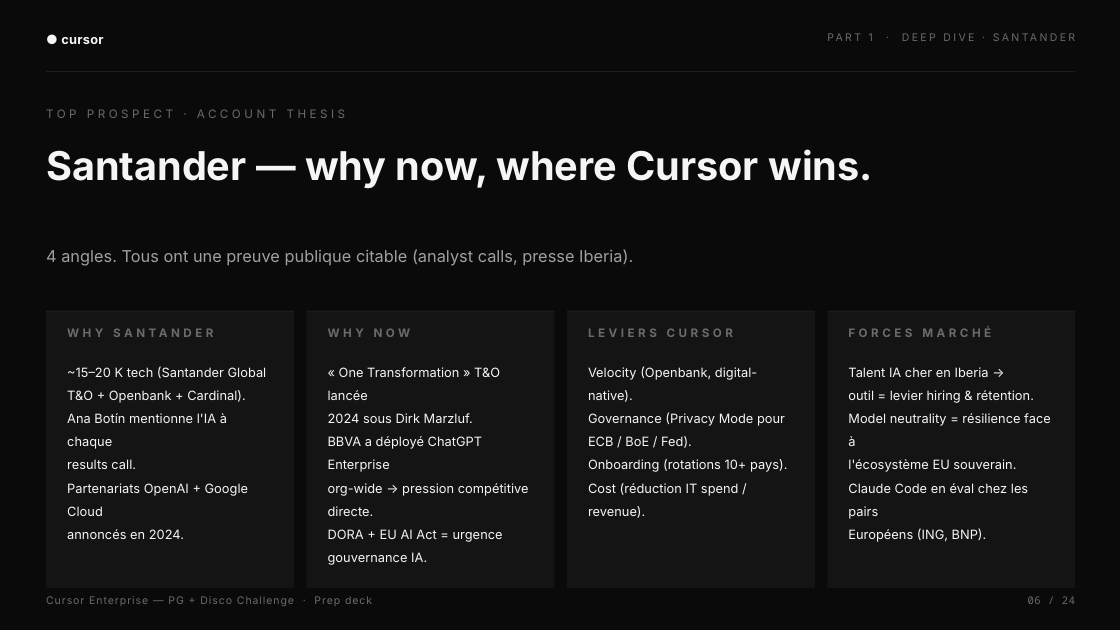
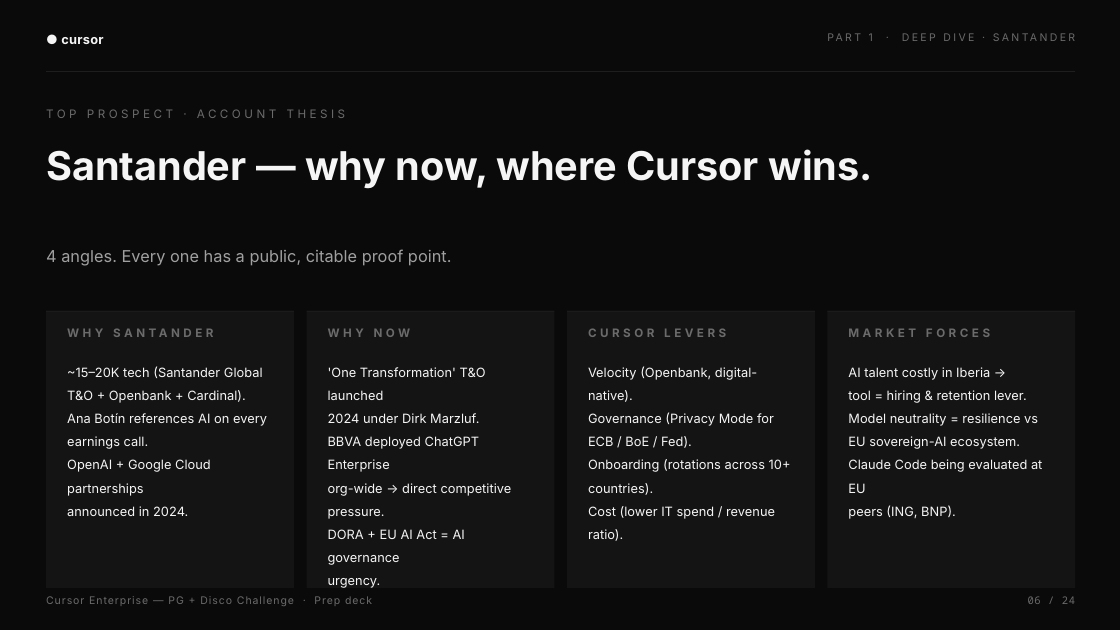
Before and after one commit to heliemonnoyeur-source/media-ae-cockpit, a slide deck: slide 6 of decks/Cursor_Enterprise_Disco_Challenge.pptx. Drawn at 1120x630 pixels with LibreOffice and Linux fonts; fonts in the diff are those of the drawing. Boxes give left, top, right and bottom in pixels: in the first picture for what was removed or moved away, otherwise in the second. Text is boxed around its words. In the diff, an @@ line names an element or a change of style, - is before the commit and + after.

```diff
--- a/decks/Cursor_Enterprise_Disco_Challenge.pptx
+++ b/decks/Cursor_Enterprise_Disco_Challenge.pptx
@@ text at [46, 249, 451, 266]: text changed @@
-4 angles. Tous ont une preuve publique citable (analyst calls, presse Iberia).
+4 angles. Every one has a public, citable proof point.
@@ text at [588, 328, 726, 337]: text changed @@
-LEVIERS CURSOR
+CURSOR LEVERS
@@ text at [848, 328, 990, 337]: text changed @@
-FORCES MARCHÉ
+MARKET FORCES
@@ text at [67, 366, 263, 378]: spaces changed @@
-~15–20 K tech (Santander Global
+~15–20K tech (Santander Global
@@ text at [328, 367, 512, 588]: text changed @@
-« One Transformation » T&O lancée
-2024 sous Dirk Marzluf.
-BBVA a déployé ChatGPT Enterprise
-org-wide → pression compétitive directe.
-DORA + EU AI Act = urgence
-gouvernance IA.
+'One Transformation' T&O launched
+2024 under Dirk Marzluf.
+BBVA deployed ChatGPT Enterprise
+org-wide → direct competitive pressure.
+DORA + EU AI Act = AI governance
+urgency.
@@ text at [848, 367, 1042, 519]: text changed @@
-Talent IA cher en Iberia →
-outil = levier hiring & rétention.
-Model neutrality = résilience face à
-l'écosystème EU souverain.
-Claude Code en éval chez les pairs
-Européens (ING, BNP).
+AI talent costly in Iberia →
+tool = hiring & retention lever.
+Model neutrality = resilience vs
+EU sovereign-AI ecosystem.
+Claude Code being evaluated at EU
+peers (ING, BNP).
@@ text at [67, 413, 267, 516]: text changed @@
-Ana Botín mentionne l'IA à chaque
-results call.
-Partenariats OpenAI + Google Cloud
-annoncés en 2024.
+Ana Botín references AI on every
+earnings call.
+OpenAI + Google Cloud partnerships
+announced in 2024.
@@ text at [588, 412, 774, 426]: text changed @@
-Governance (Privacy Mode pour
+Governance (Privacy Mode for
@@ text at [588, 459, 791, 541]: text changed @@
-Onboarding (rotations 10+ pays).
-Cost (réduction IT spend / revenue).
+Onboarding (rotations across 10+
+countries).
+Cost (lower IT spend / revenue ratio).
```
Also in this commit, not shown: 22 other slides changed, 1 slide added, 1 slide removed, 27 other files.
